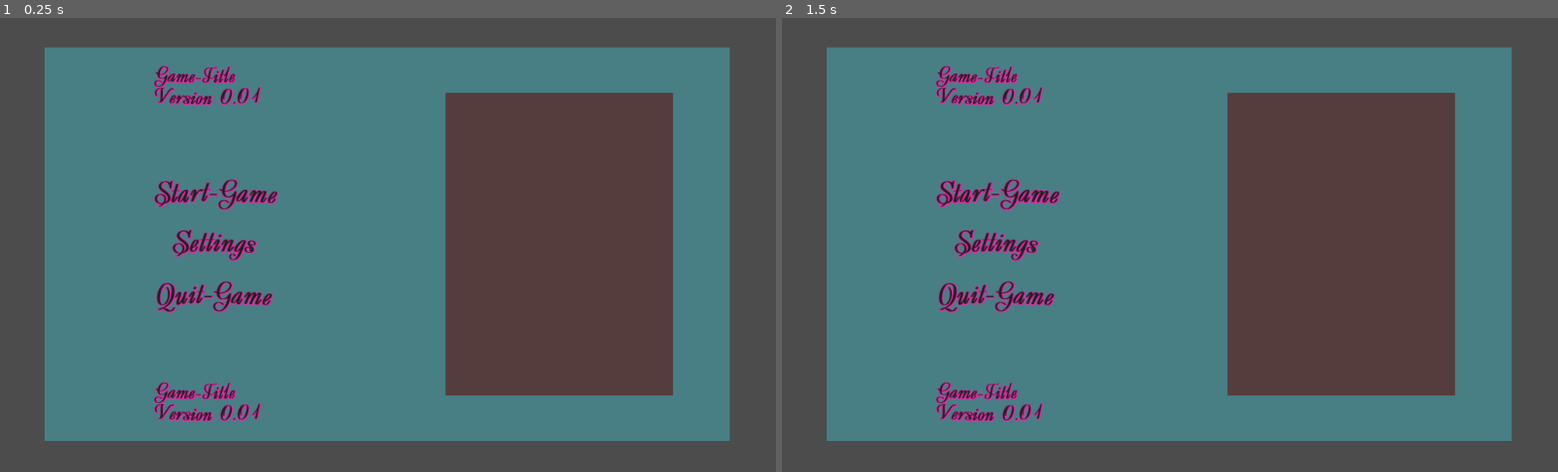
Above: before the commit, frames 1-2 (left to right).
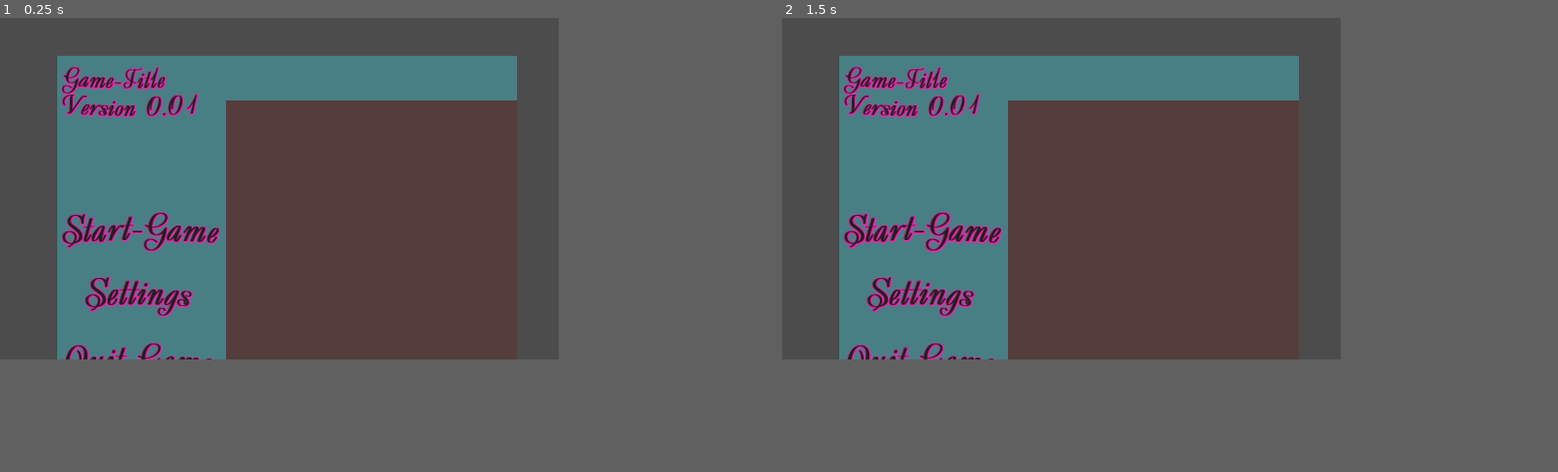
Above: after the commit, the same moments.

Repository: hilzerr/yogscast-gamejam-2020
Game: Godot game, scene res://scenes/menu/main_menu.tscn
The game is run twice, just before and just after one commit, with the same random seed, the same clock (stepped at 60 frames per second) and the same inputs. The project has no main scene, so this scene is started directly.
Inputs (mouse positions are in pixels of both pictures, inside the frame that each line leads up to; where the layout moved, square brackets give the same spot in the first picture):
- Up to frame 1 (0.25 s): no input
- Up to frame 2 (1.5 s): click (976, 294) [999, 190] at 0.5 s; click (976, 294) [999, 190] at 1.25 s
In our replay, the window is 800x468 before the commit and 576x352 after it. These sizes can differ from the game's own. Grey fills any space a smaller window leaves; there, only what the larger window draws over its background counts as a difference.

The runs differ from the first frame. In frame 1, 49% of the frame differs, in the area x 0-100%, y 0-100%; in frame 2, 49%.

Commit message:
Let's do some Resource stuff

Diff:
--- a/src/project.godot
+++ b/src/project.godot
@@ -15,9 +15,9 @@
 "path": "res://scripts/generall logic/Inventory.gd"
 }, {
 "base": "Resource",
-"class": "ItemResource",
+"class": "Item",
 "language": "GDScript",
-"path": "res://scripts/generall logic/Item.gd"
+"path": "res://scripts/generall logic/item.gd"
 }, {
 "base": "KinematicBody2D",
 "class": "Player",
@@ -31,7 +31,7 @@
 } ]
 _global_script_class_icons={
 "Inventory": "",
-"ItemResource": "",
+"Item": "",
 "Player": "",
 "Room": ""
 }
@@ -41,7 +41,44 @@
 config/name="yogscast-gamejam-2020"
 config/icon="res://icon.png"
 
+[display]
+
+window/size/width=576
+window/size/height=352
+window/size/resizable=false
+window/stretch/mode="2d"
+window/stretch/aspect="keep"
+
+[input]
+
+move_up={
+"deadzone": 0.5,
+"events": [ Object(InputEventKey,"resource_local_to_scene":false,"resource_name":"","device":0,"alt":false,"shift":false,"control":false,"meta":false,"command":false,"pressed":false,"scancode":87,"unicode":0,"echo":false,"script":null)
+ ]
+}
+move_left={
+"deadzone": 0.5,
+"events": [ Object(InputEventKey,"resource_local_to_scene":false,"resource_name":"","device":0,"alt":false,"shift":false,"control":false,"meta":false,"command":false,"pressed":false,"scancode":65,"unicode":0,"echo":false,"script":null)
+ ]
+}
+move_down={
+"deadzone": 0.5,
+"events": [ Object(InputEventKey,"resource_local_to_scene":false,"resource_name":"","device":0,"alt":false,"shift":false,"control":false,"meta":false,"command":false,"pressed":false,"scancode":83,"unicode":0,"echo":false,"script":null)
+ ]
+}
+move_right={
+"deadzone": 0.5,
+"events": [ Object(InputEventKey,"resource_local_to_scene":false,"resource_name":"","device":0,"alt":false,"shift":false,"control":false,"meta":false,"command":false,"pressed":false,"scancode":68,"unicode":0,"echo":false,"script":null)
+ ]
+}
+
+[layer_names]
+
+2d_physics/layer_1="Player"
+2d_physics/layer_2="Walls"
+2d_physics/layer_3="Interactables"
+2d_physics/layer_4="Rooms"
+
 [rendering]
 
 quality/driver/driver_name="GLES2"
-environment/default_environment="res://default_env.tres"
--- a/src/scripts/world/Room.gd
+++ b/src/scripts/world/Room.gd
@@ -2,3 +2,4 @@
 class_name Room
 
 export (String) var room_name = "Base Room"
+export (Array, String) var requirements = ["Spawn"]
--- a/src/scripts/world/World.gd
+++ b/src/scripts/world/World.gd
@@ -3,7 +3,7 @@
 const room_path : String = "res://scenes/world/rooms/"
 
 var rooms = {
-	"Base Room" : { "scene": preload("res://scenes/world/Room.tscn"), "requirements": []}
+	"Spawn" : { "scene": preload("res://scenes/world/Room.tscn"), "requirements": []}
 }
 
 export (Vector2) var tile_size = Vector2(32, 32)
